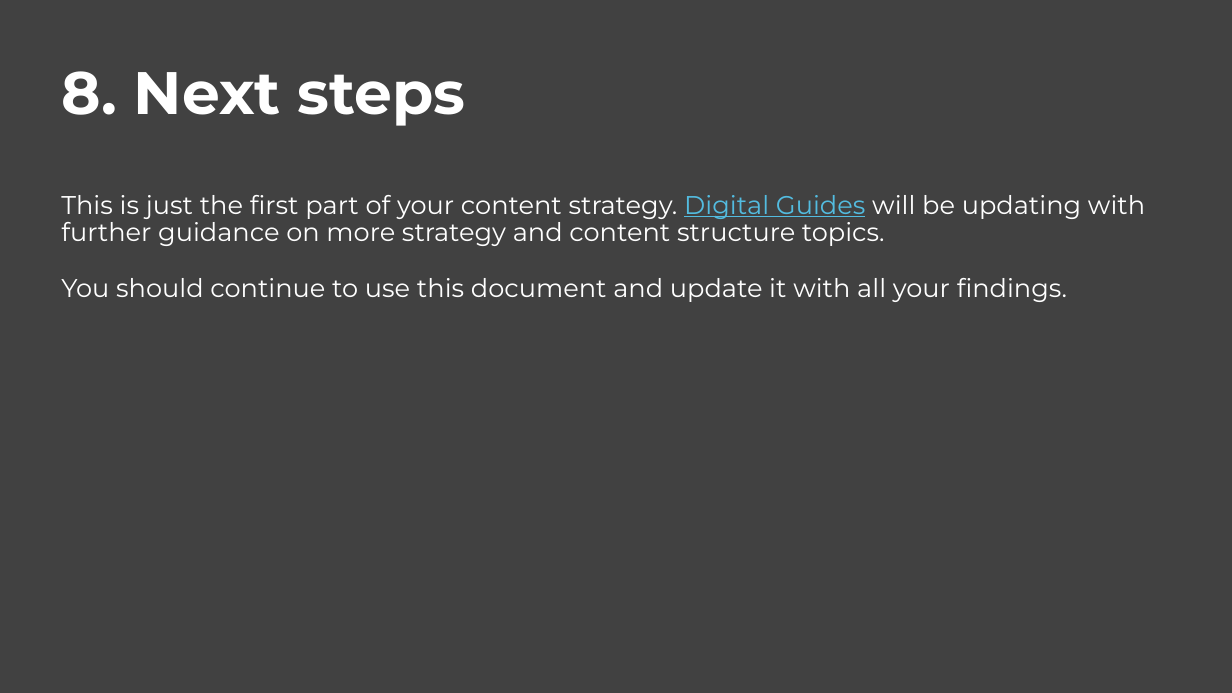
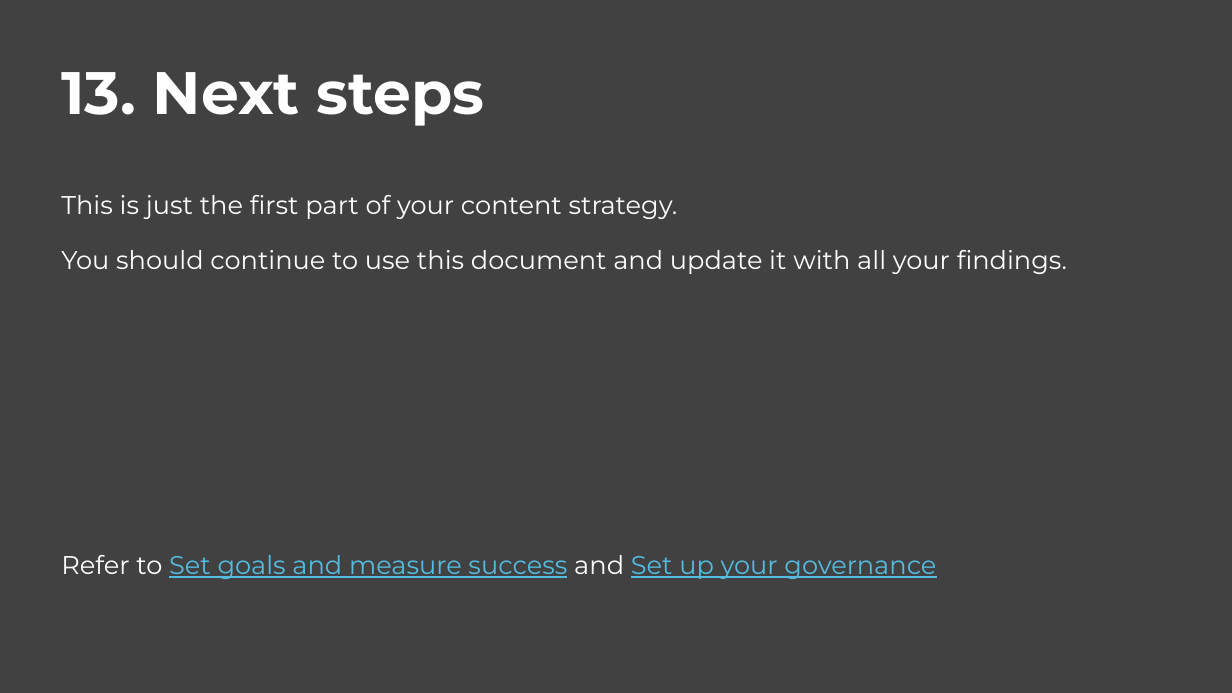
Before and after one commit to govau/service-manual, a slide deck: slide 18 of assets/files/content-strategy/content-strategy-template.pptx (slide 12 before the commit). Drawn at 1232x693 pixels with LibreOffice and Linux fonts; fonts in the diff are those of the drawing; background and template pictures are left out. Boxes give left, top, right and bottom in pixels: in the first picture for what was removed or moved away, otherwise in the second. Text is boxed around its words. In the diff, an @@ line names an element or a change of style, - is before the commit and + after.

Commit message:
Editorial QA - content strategy template (the template asset file)

```diff
--- a/assets/files/content-strategy/content-strategy-template.pptx
+++ b/assets/files/content-strategy/content-strategy-template.pptx
@@ title at bbox=[61, 72, 1067, 579]: text changed @@
-8. Next steps
-This is just the first part of your content strategy. Digital Guides will be updating with further guidance on more strategy and content structure topics.
-You should continue to use this document and update it with all your findings.
+13. Next steps
+This is just the first part of your content strategy.
+You should continue to use this document and update it with all your findings.
+Refer to Set goals and measure success and Set up your governance
```
Also in this commit, not shown: 11 other slides changed, 6 slides added, 4 other files.
